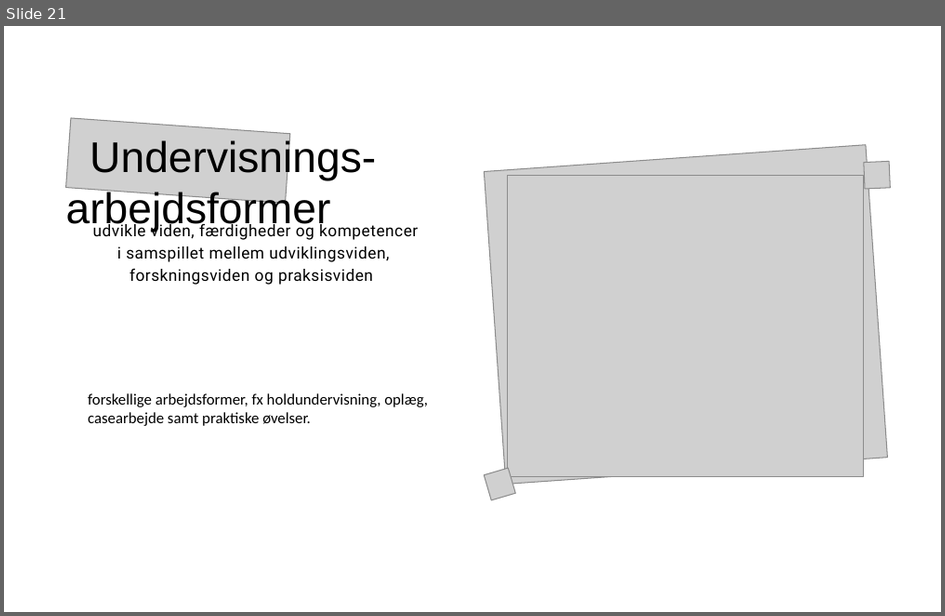
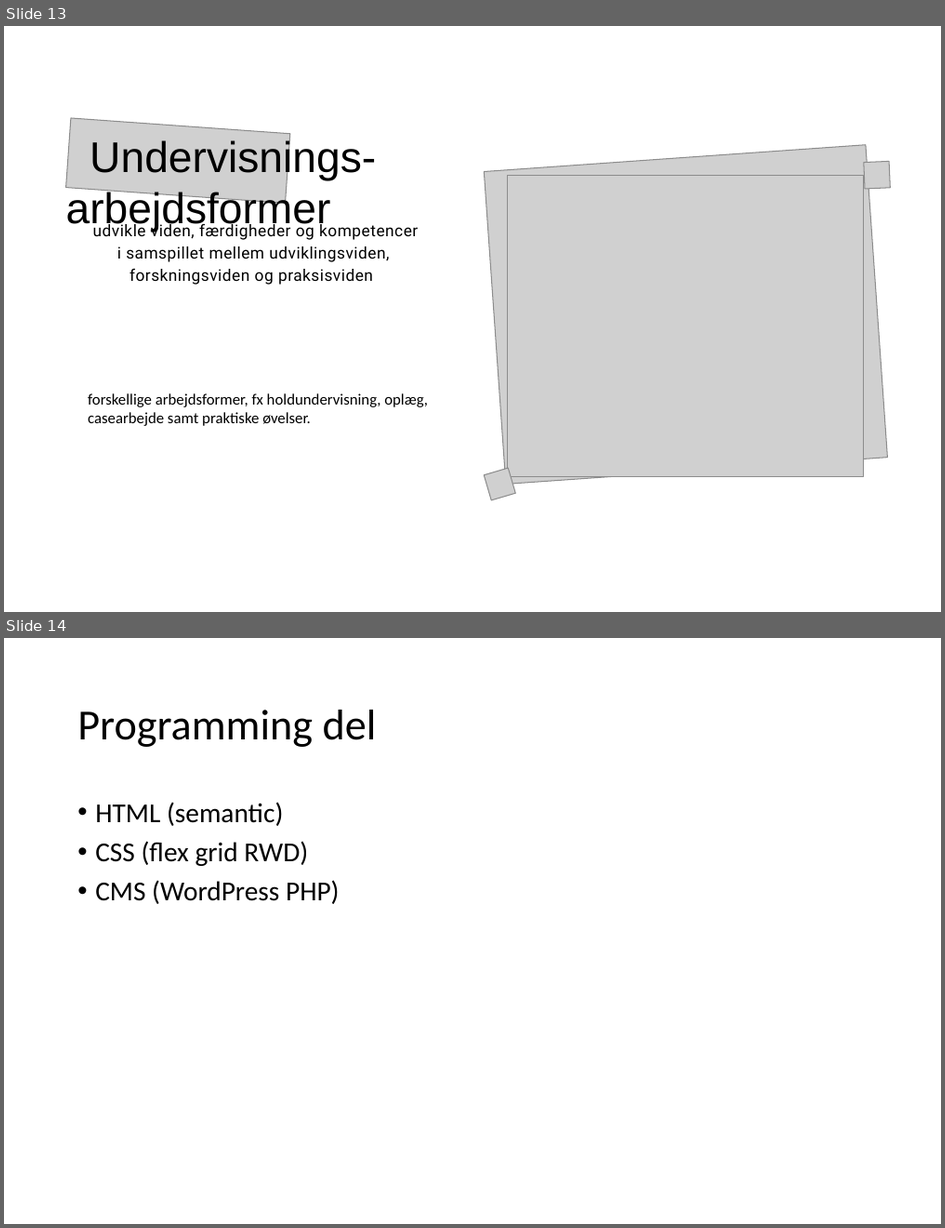
Before and after one commit to xiaoleibi/DMU26, a slide deck: UX valgfag2026.pptx. Shown one above the other, each under a label of ours: slide 21 before the commit, slides 13 and 14 after it. The pictures are 945x616 and 945x1228 pixels, drawn with LibreOffice and Linux fonts; fonts in the diff are those of the drawing; grey boxes stand for pictures. Boxes give left, top, right and bottom in pixels: in the first picture for what was removed or moved away, otherwise in the second. Text is boxed around its words. In the diff, an @@ line names an element or a change of style, - is before the commit and + after.

```diff
--- a/UX valgfag2026.pptx
+++ b/UX valgfag2026.pptx
@@ slide 14 added at box(4, 638, 941, 1224), background #FFFFFF @@
@@ title added at box(77, 710, 377, 747), 33 pt, text #000000 @@
+Programming del
@@ text added at box(95, 802, 340, 904), 21 pt, text #000000 @@
+• HTML (semantic)
+• CSS (flex grid RWD)
+• CMS (WordPress PHP)
@@ what was slide 21 is now slide 13 @@
```
Also in this commit, not shown: 4 slides changed, 13 slides removed.
